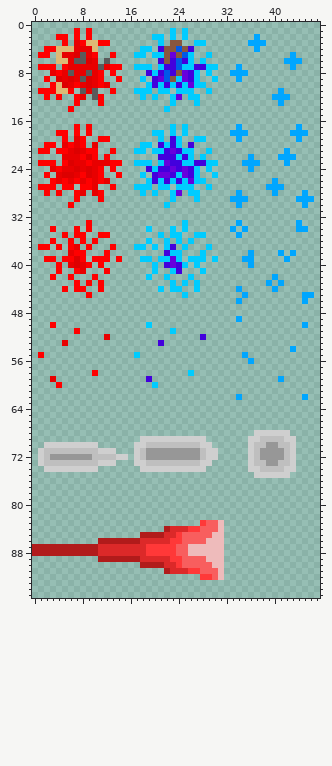
One commit to this sprite sheet: FinalProject(Unity)/Assets/Assets/SpriteSheets/Effect Sprites.png. Above: the version before the commit.
The file is 48x96 pixels.
The result:
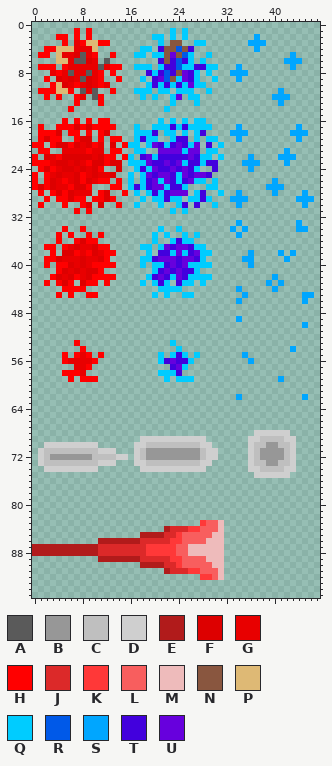
Palette (. is transparent): A #5a5a5a  B #979797  C #bfbfbf  D #cfcfcf  E #b11b1b  F #dd0000  G #e80000  H #ff0000  J #dc2929  K #ff3838  L #f85e5e  M #eebbbb  N #89563f  P #deb975  Q #00ccff  R #0059e8  S #00a6ff  T #4200dd  U #6700dd
Difference:
Changed rows in their new state; - is an unchanged pixel.
first column x 0:
16 -----H-H-H-HH--------Q-Q-Q-QQ---
17 -H--HHHFHFHHHH---Q--QQQTQTQQQQ--
18 -HHHF.H----HF----QQQT.Q----QT---
19 -HFHH.-HFF--.HH--QTQQ.-QTT--.QQ-
20 HH.-FF-FGFHG-F-HQQ.-U---UTQU-T-Q
21 ----.G-G--GG--H-----.UU-U-UU--Q-
22 H-FGHFFFF-GF-H-HQ-TUQ---T-UT-Q-Q
23 H--GFFGF--FFHFF-Q--UTT--U-T-QTT-
24 -HFHGFFGFGF--.F--QTQU--------.T-
25 H--GFGGF-GFGGF.-Q--U-------UUT.-
26 H-HF---FHF--H-H-Q-QTU-UTQT----Q-
27 HF-FGG-FF-.---H-QT-TUU-TT-.---Q-
28 -H.HFHFG-G.-F--H-Q.QTQTU-U.-T--Q
29 --H-HHF-H-H-FH----Q-QQT-Q-Q-TQ--
30 -H---H.-HF-F--H--Q---Q.-QT-T--Q-
31 -------H-H-------------Q-Q------
33 ---------.---------------.------
34 ---.-H-.H.---------.-Q-.Q.------
35 ----H.H..H--.-------Q.Q..Q--.---
36 ---.H-.HFH---------.Q-.QTQ------
37 -.-H.HGFGGFHH.---.-Q.QU-UUTQQ.--
38 ---H-FF-GHFG-H-----Q-T--UQTU-Q--
39 ----FGGGFGGF--.-----TUU-TUUT--.-
40 --H--HFGFGH-HH----Q--Q---UQ-QQ--
41 -----FGF-FFH.--------TUTUTTQ.---
42 ----FGFHGF-HHH------TUTQUT-QQQ--
43 --H-HFH.F-H.H-----Q-QTQ.T-Q.Q---
44 ------H----.----------Q----.----
45 ----H-H---H---------Q-Q---Q-----
first column x 1:
50 --.---------------.---------
51 ------.---------------.-----
52 -----------.---------------.
53 ----.-H-------------.-Q-----
54 -------H---------------Q----
55 .---H-HGH-H-----.---Q-QTQ-Q-
56 ----HGGGGH----------QTUTTQ--
57 ------GGH-------------TUQ---
58 ----HHHG-.----------QQQT-.--
59 --.--H-HHH--------.--Q-QQQ--
60 ---.---------------.--------
Where, in picture pixels (left, top, right, bottom), the same in both pictures:
changed: (32, 118, 224, 388)
